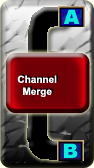
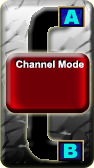
Before/after of a 94 x 168 layered artwork. What changed in the layer stack:
hid "Channel Merge" (1st of 2) over (17, 75, 57, 97)
hid "Channel Merge" (2nd of 2) over (19, 74, 58, 96)
showed "Channel Mode" (2nd of 4), moved it above "Channel Mode", painted on it over (15, 60, 84, 68)
showed "Channel Mode" (3rd of 4), painted on it over (14, 59, 83, 67)
renamed "Layer 2" to "merge", hid it, painted on it over (14, 59, 84, 97)
